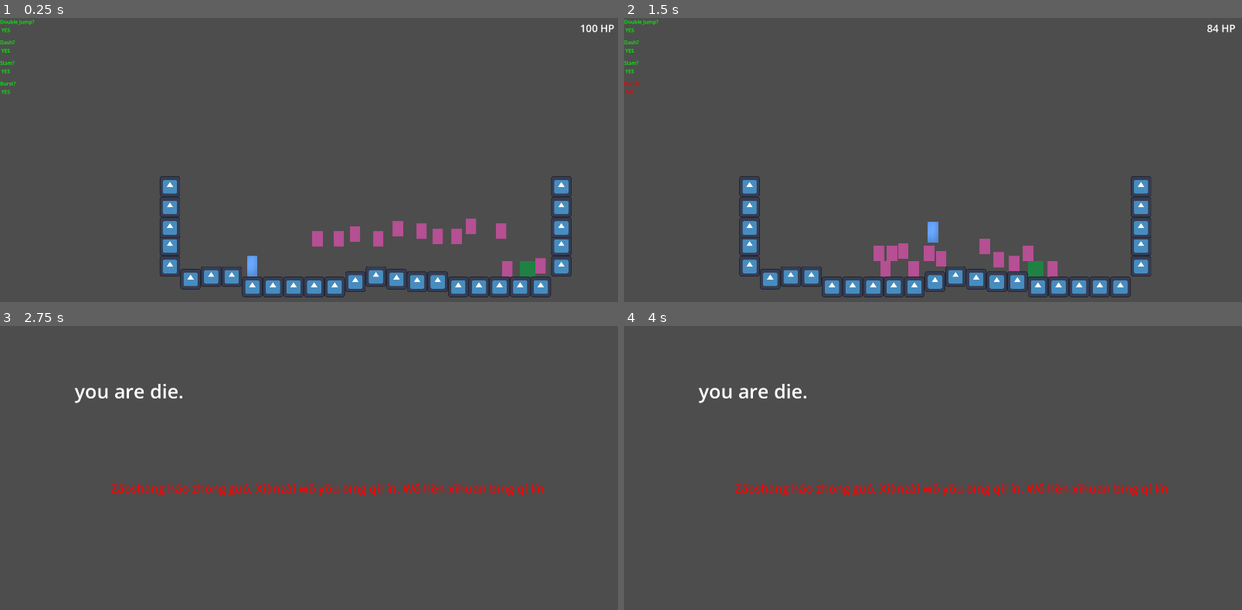
Above: before the commit, frames 1-4 (two rows, left to right).
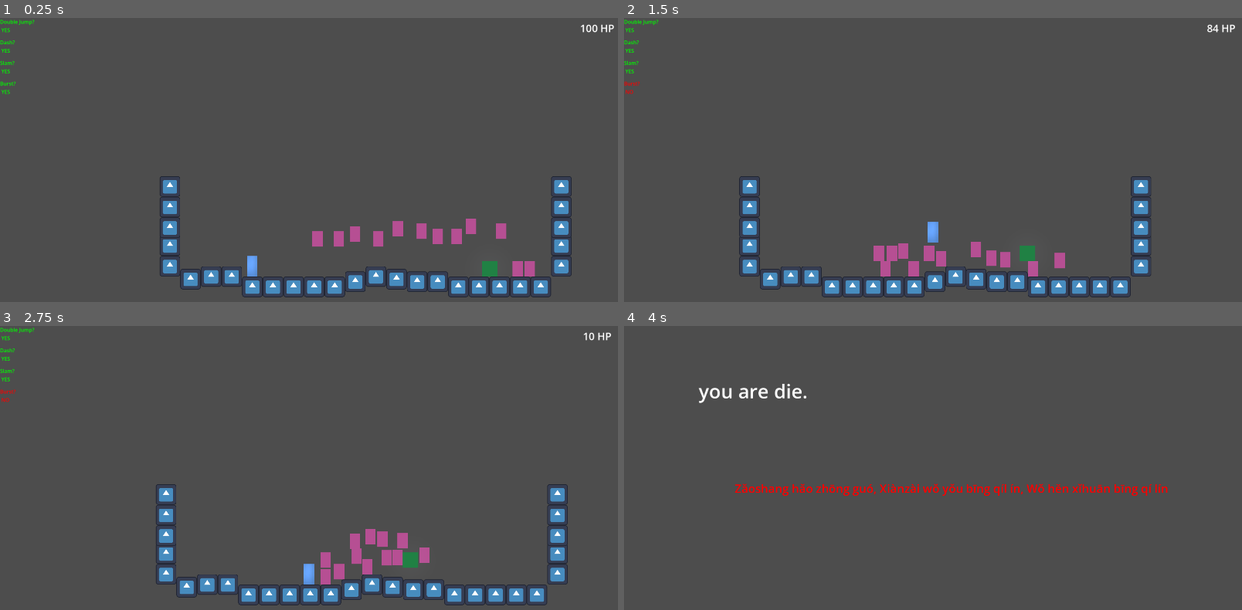
Above: after the commit, the same moments.

Repository: HeroHunterIguess/untitled-wip-game
Game: Godot game, scene res://scenes/worlds/test_scene.tscn
Two runs of this game, one before a commit and one after it. Both use one fixed random seed, a clock stepped at 60 frames per second and the inputs below. This scene is started directly instead of the project's main scene. The engine's default icon, where the game draws it, is replaced by a stand-in: a white triangle on a blue panel in a dark square.
Inputs (mouse positions are in pixels of both pictures, inside the frame that each line leads up to):
- Up to frame 1 (0.25 s): no input
- Up to frame 2 (1.5 s): move the mouse to (1068, 174) at 0.52 s; hold D (right) from 0.53 s (still down); tap Q (burst) at 0.6 s; tap Space (double jump) at 0.77 s; move the mouse to (809, 208) at 1.27 s; tap E (air_freeze) at 1.35 s
- Up to frame 3 (2.75 s): tap Space (double jump) at 1.52 s; tap Q (burst) at 1.55, 2.1 s; move the mouse to (370, 422) at 2.02 s; release D (right) at 2.03 s; hold A (left) from 2.03 s (still down)
- Up to frame 4 (4 s): move the mouse to (902, 570) at 2.77 s; release A (left) at 2.78 s; hold D (right) from 2.78 s (still down); tap Shift (dash) at 2.85 s; tap Space (double jump) at 3.02, 3.77 s; tap Q (burst) at 3.05, 3.8 s; move the mouse to (1118, 550) at 3.52 s; right-click (1118, 550) at 3.6 s

The runs differ from the first frame. In frame 1, 0.5% of the frame differs, in the area x 78-89%, y 84-92%; in frame 2, 0.8%; in frame 3, 7.0%, in the area x 0-99%, y 0-99%; in frame 4, nothing differs.

Commit message:
update health pickups

Diff:
--- a/scenes/attacks/enemy_burst_attack.tscn
+++ b/scenes/attacks/enemy_burst_attack.tscn
@@ -1,42 +1,22 @@
 [gd_scene format=3 uid="uid://cyeqxocil6nuy"]
 
 [ext_resource type="Script" uid="uid://bndigdeugikpu" path="res://scripts/game/attacks/enemy_burst_attack.gd" id="1_ortqv"]
-[ext_resource type="Texture2D" uid="uid://bvhe2m66j7025" path="res://icon.svg" id="2_2ecll"]
+[ext_resource type="Texture2D" uid="uid://ba3c361splg1g" path="res://art/misc/explosion.png" id="2_ortqv"]
 
-[sub_resource type="CircleShape2D" id="CircleShape2D_qt26n"]
-radius = 64.0
+[sub_resource type="CircleShape2D" id="CircleShape2D_2ecll"]
+radius = 120.0
 
 [node name="enemy_burst_attack" type="Area2D" unique_id=78801715]
 collision_layer = 5
 collision_mask = 5
 script = ExtResource("1_ortqv")
 
-[node name="CollisionShape2D" type="CollisionShape2D" parent="." unique_id=1568914869]
-shape = SubResource("CircleShape2D_qt26n")
+[node name="Explosion" type="Sprite2D" parent="." unique_id=1393106403]
+position = Vector2(-4.7683716e-07, 0)
+scale = Vector2(0.011999999, 0.012000001)
+texture = ExtResource("2_ortqv")
 
-[node name="Icon" type="Sprite2D" parent="." unique_id=624319707]
-position = Vector2(-2.2737368e-13, -2.2737368e-13)
-scale = Vector2(0.74999994, 0.74999994)
-texture = ExtResource("2_2ecll")
-
-[node name="Icon2" type="Sprite2D" parent="." unique_id=75355069]
-position = Vector2(-3.33786e-06, -56.000004)
-scale = Vector2(0.49999997, 0.124999985)
-texture = ExtResource("2_2ecll")
-
-[node name="Icon5" type="Sprite2D" parent="." unique_id=1953907637]
-position = Vector2(1.430511e-06, 55.999996)
-scale = Vector2(0.49999997, 0.124999985)
-texture = ExtResource("2_2ecll")
-
-[node name="Icon4" type="Sprite2D" parent="." unique_id=1146110552]
-position = Vector2(56, -3.9999974)
-scale = Vector2(0.12499997, 0.4375)
-texture = ExtResource("2_2ecll")
-
-[node name="Icon3" type="Sprite2D" parent="." unique_id=831506363]
-position = Vector2(-56, -4.000002)
-scale = Vector2(0.12500004, 0.4375)
-texture = ExtResource("2_2ecll")
+[node name="CollisionShape2D2" type="CollisionShape2D" parent="." unique_id=1906307422]
+shape = SubResource("CircleShape2D_2ecll")
 
 [connection signal="area_entered" from="." to="." method="_on_area_entered"]
--- a/scenes/enemy_types/burst_enemy.tscn
+++ b/scenes/enemy_types/burst_enemy.tscn
@@ -2,6 +2,7 @@
 
 [ext_resource type="Script" uid="uid://clfs30074cjf3" path="res://scripts/game/burst_enemy.gd" id="1_fkmm3"]
 [ext_resource type="Texture2D" uid="uid://c58ipb4q384ig" path="res://art/objects_characters/burst_enemy.png" id="2_fkmm3"]
+[ext_resource type="Texture2D" uid="uid://cg0eaeltmbilk" path="res://art/misc/burst_trigger_range.png" id="3_l5p3m"]
 
 [sub_resource type="RectangleShape2D" id="RectangleShape2D_d0to3"]
 size = Vector2(48, 48)
@@ -10,10 +11,17 @@
 size = Vector2(50, 50)
 
 [sub_resource type="CircleShape2D" id="CircleShape2D_d0to3"]
-radius = 64.0
+radius = 88.0
 
 [node name="burst_enemy" type="CharacterBody2D" unique_id=2141503813]
 script = ExtResource("1_fkmm3")
+
+[node name="BurstTriggerRange" type="Sprite2D" parent="." unique_id=663230579]
+modulate = Color(1, 1, 1, 0.19607843)
+self_modulate = Color(1, 1, 1, 0.19607843)
+position = Vector2(8.583069e-06, 1.9073486e-06)
+scale = Vector2(0.19200002, 0.19200002)
+texture = ExtResource("3_l5p3m")
 
 [node name="CollisionShape2D" type="CollisionShape2D" parent="." unique_id=2122937597]
 shape = SubResource("RectangleShape2D_d0to3")
--- a/scenes/objects/health_pickup.tscn
+++ b/scenes/objects/health_pickup.tscn
@@ -1,10 +1,10 @@
 [gd_scene format=3 uid="uid://do4q7gbj58ics"]
 
 [ext_resource type="Script" uid="uid://coedmgwdxbt0v" path="res://scripts/objects/health_pickup.gd" id="1_8lmx5"]
-[ext_resource type="Texture2D" uid="uid://bvhe2m66j7025" path="res://icon.svg" id="1_vmwfw"]
+[ext_resource type="Texture2D" uid="uid://4uo4y0o2th77" path="res://art/objects_characters/health_pickup.png" id="2_8lmx5"]
 
 [sub_resource type="CircleShape2D" id="CircleShape2D_8lmx5"]
-radius = 25.298222
+radius = 24.0
 
 [node name="health_pickup" type="Area2D" unique_id=1357647121]
 collision_layer = 6
@@ -14,8 +14,10 @@
 [node name="CollisionShape2D" type="CollisionShape2D" parent="." unique_id=1180043628]
 shape = SubResource("CircleShape2D_8lmx5")
 
-[node name="Icon" type="Sprite2D" parent="." unique_id=79104534]
-scale = Vector2(0.25, 0.25)
-texture = ExtResource("1_vmwfw")
+[node name="HealthPickup" type="Sprite2D" parent="." unique_id=135418965]
+modulate = Color(1, 1, 1, 0.65882355)
+position = Vector2(-2.3841858e-07, 0)
+scale = Vector2(0.054999992, 0.055)
+texture = ExtResource("2_8lmx5")
 
 [connection signal="area_entered" from="." to="." method="_on_area_entered"]
--- a/scenes/worlds/main_world.tscn
+++ b/scenes/worlds/main_world.tscn
@@ -5,6 +5,7 @@
 [ext_resource type="PackedScene" uid="uid://cg767ovvy5ane" path="res://scenes/player.tscn" id="4_hvjhl"]
 [ext_resource type="Texture2D" uid="uid://t4u1iarf7l71" path="res://art/backgrounds/background.png" id="5_y1qdg"]
 [ext_resource type="Texture2D" uid="uid://bkmlc24e32ogs" path="res://art/objects_characters/ground_square.png" id="6_aqpkv"]
+[ext_resource type="PackedScene" uid="uid://do4q7gbj58ics" path="res://scenes/objects/health_pickup.tscn" id="6_hvjhl"]
 
 [sub_resource type="Environment" id="Environment_y1qdg"]
 background_mode = 3
@@ -96,3 +97,6 @@
 position = Vector2(4440, 87.99999)
 scale = Vector2(4.7200003, 5.6800003)
 texture = ExtResource("6_aqpkv")
+
+[node name="health_pickup" parent="." unique_id=1357647121 instance=ExtResource("6_hvjhl")]
+position = Vector2(2320, 520)
--- a/scripts/game/attacks/enemy_burst_attack.gd
+++ b/scripts/game/attacks/enemy_burst_attack.gd
@@ -3,13 +3,18 @@
 const DAMAGE = 10
 const KNOCKBACK = 1050
 
+const SCALE_SPEED = 0.02
+
+# lock burst in initial position
 var initial_position
-
 func _ready():
 	initial_position = self.global_position
 
 func _process(_delta):
 	self.global_position = initial_position
+
+	# scale up explosion sprite
+	$Explosion.scale += Vector2(SCALE_SPEED, SCALE_SPEED)
 
 func _on_area_entered(area: Area2D) -> void:
 	# damage things in area
@@ -25,5 +30,5 @@
 			if object.has_method("take_kb"):
 				object.take_kb(KNOCKBACK, true)
 
-	await get_tree().create_timer(0.15).timeout
+	await get_tree().create_timer(0.08).timeout
 	self.queue_free()
--- a/scripts/game/game_control.gd
+++ b/scripts/game/game_control.gd
@@ -11,18 +11,18 @@
 
 func set_location(object):
 	var screen_width = get_viewport().size.x
-	var left_location = $player.global_position.x-screen_width - 100
-	var right_location = $player.global_position.x+screen_width + 100
+	var left_location = $player.global_position.x-screen_width - 10
+	var right_location = $player.global_position.x+screen_width + 10
 
 	# spawn enemy off screen and vary random distance to have minimal overlap bugs
 
 	# i need to save the location of the last one so i can vary it to ensure they never have the overlap speed bug
 	if left_location < 0:
-		var location = right_location + rng.randi_range(0, 50)
+		var location = right_location + rng.randi_range(0, 45)
 		object.global_position.x = location
 
 	if right_location > 4000:
-		var location = right_location - rng.randi_range(0, 50)
+		var location = right_location - rng.randi_range(0, 45)
 		object.global_position.x = location
 
 	# set y to a value close to ground
--- a/scripts/objects/health_pickup.gd
+++ b/scripts/objects/health_pickup.gd
@@ -9,3 +9,12 @@
 		#sfx?
 
 		queue_free()
+
+# bob up and down over time
+var amplitude = 0.175
+var frequency = 4.4
+var time = 0.0
+
+func _process(delta):
+	time += delta * frequency
+	self.global_position.y += (amplitude * sin(time))
Binary file added: art/misc/burst_trigger_range.png
Not shown, added: art/misc/burst_trigger_range.png.import
Binary file added: art/objects_characters/health_pickup.png
Not shown, added: art/objects_characters/health_pickup.png.import
